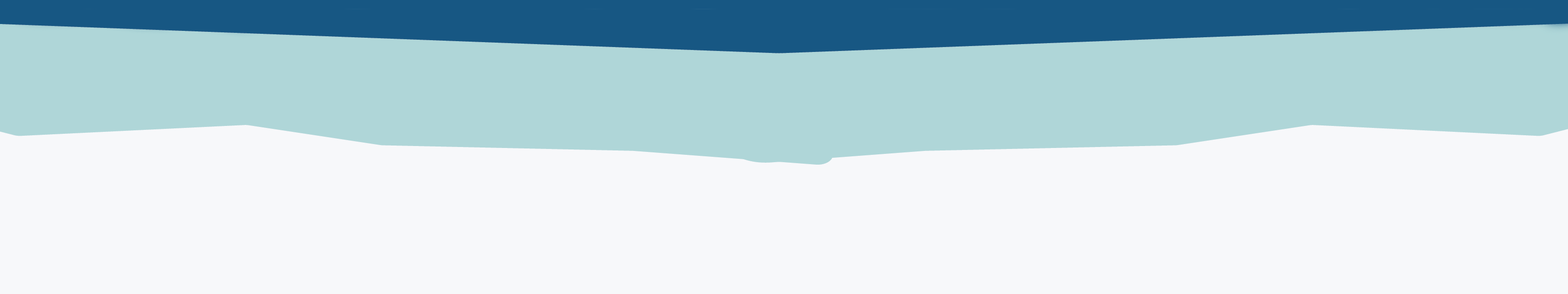
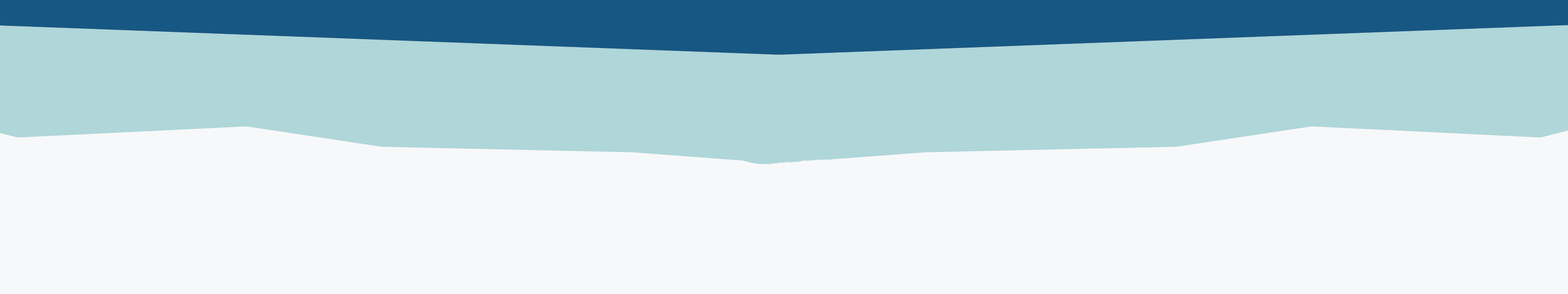
Comparing the layer stacks of the two 1568x294 images. Changes:
removed layer "Layer 0" over (0, 8, 1568, 165)
added layer "water" above "Layer 2" over (0, 23, 1568, 165)
added layer "Layer 2" above "Layer 1" over (0, 8, 1568, 136)
